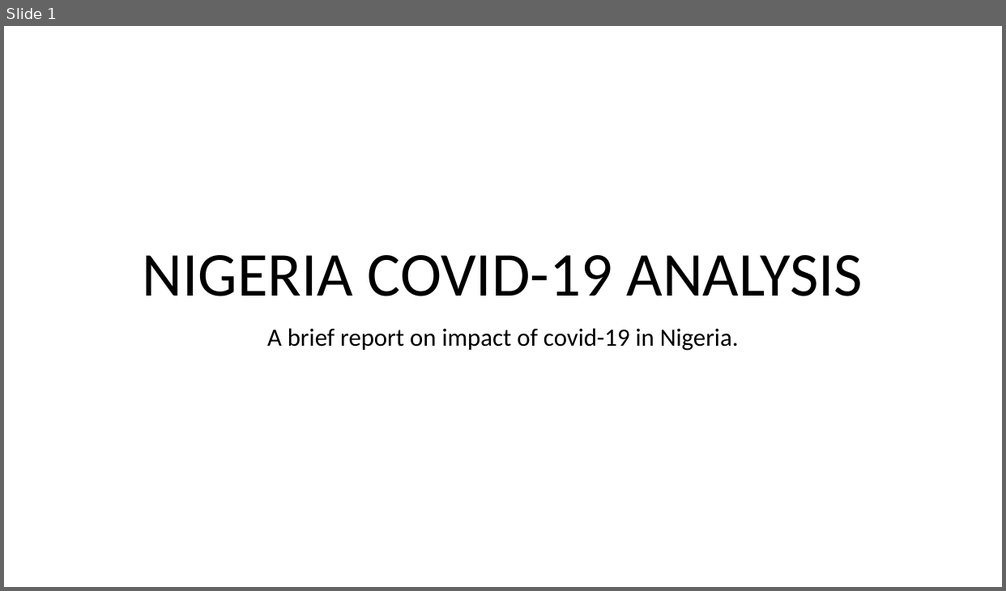
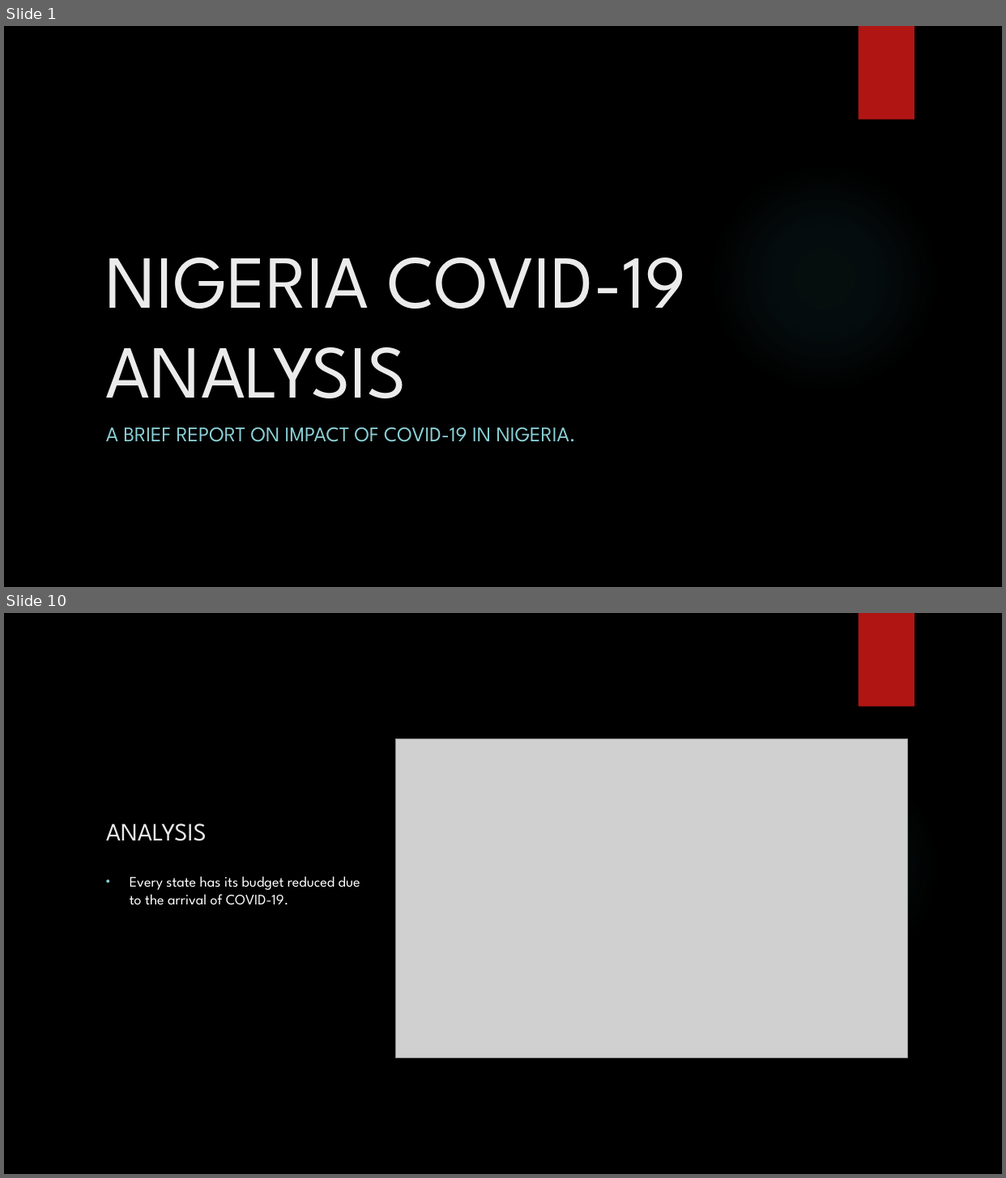
Before and after one commit to muhahahmad68/Nigeria-COVID-19-Data-Analysis-Using-Python, a slide deck: NIGERIA COVID-19 ANALYSIS.pptx. Shown one above the other, each under a label of ours: slide 1 before the commit, slides 1 and 10 after it; the slides between them are not shown. The pictures are 1006x591 and 1006x1178 pixels, drawn with LibreOffice and Linux fonts; fonts in the diff are those of the drawing; grey boxes stand for pictures; background and template pictures are left out. Boxes give left, top, right and bottom in pixels: in the first picture for what was removed or moved away, otherwise in the second. Text is boxed around its words. In the diff, an @@ line names an element or a change of style, - is before the commit and + after.

```diff
--- a/NIGERIA COVID-19 ANALYSIS.pptx
+++ b/NIGERIA COVID-19 ANALYSIS.pptx
@@ slide 10 added at (4,613,1002,1174), background picture (left out); not listed: 2 template elements that a slide beside it also shows @@
@@ picture added at (395,739,908,1059) @@
@@ title added at (106,824,206,841), 24 pt, text #EBEBEB @@
+ANALYSIS
@@ text added at (130,876,360,905), 14 pt, text #FFFFFF @@
+• Every state has its budget reduced due to the arrival of COVID-19.
@@ slide 1 changed as well @@
@@ background #FFFFFF to picture (left out) @@
@@ rectangle added at (859,26,914,120), fill #B01513 @@
@@ title "NIGERIA COVID-19 ANALYSIS": place and size @@
-title "NIGERIA COVID-19 ANALYSIS" at (143,255,863,297)
+title "NIGERIA COVID-19 ANALYSIS" at (106,258,687,399)
@@ title "NIGERIA COVID-19 ANALYSIS" at (106,258,687,399): size 60 to 72 pt, font Calibri to League Spartan, text colour #000000 to #EBEBEB; alignment centre to left; line spacing 0.9 to 1 @@
@@ ellipse added at (709,163,939,394), fill gradient #50B9C1 @@
@@ subtitle at (106,427,576,442): text changed; size 24 to 20 pt; font Calibri to League Spartan; text colour #000000 to #8AD0D6 @@
-A brief report on impact of covid-19 in Nigeria.
+A BRIEF REPORT ON IMPACT OF COVID-19 IN NIGERIA.
```
Also in this commit, not shown: 6 other slides changed, 4 other slides added, 1 slide removed, 2 other files.
